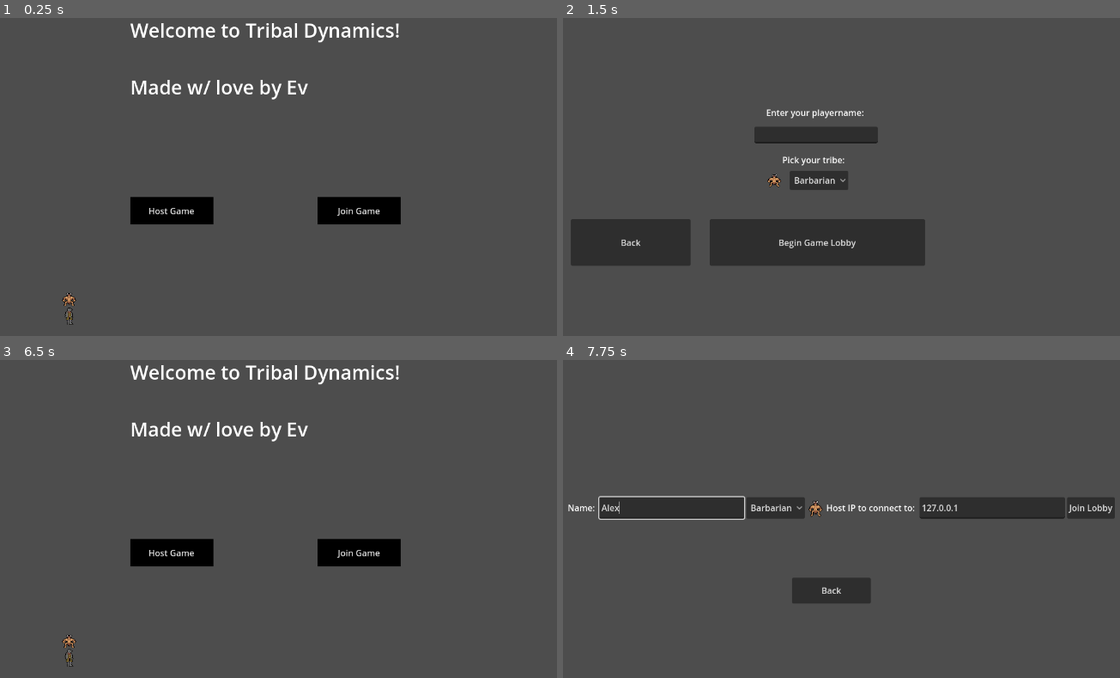
Above: before the commit, frames 1-4 (two rows, left to right).
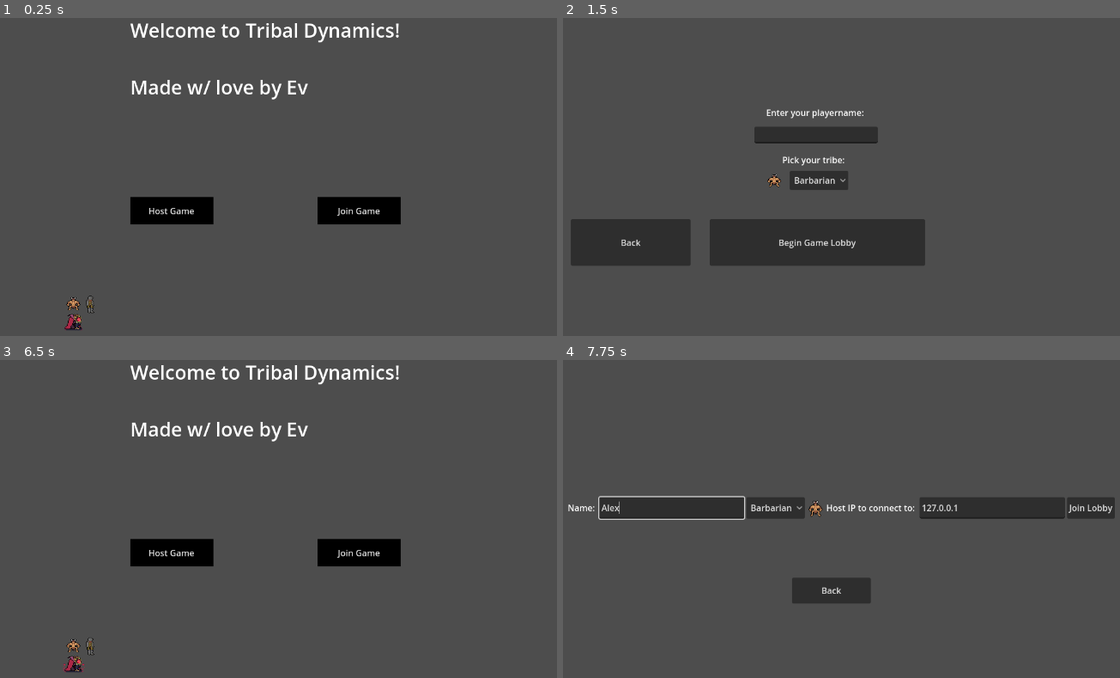
Above: after the commit, the same moments.

Repository: OneWhoLepps/TribalDynamics
Game: Godot game, scene res://Scenes/RefactoredTribalDynamics/MainScene.tscn
The game is run twice, just before and just after one commit, with the same random seed, the same clock (stepped at 60 frames per second) and the same inputs.
Inputs (mouse positions are in pixels of both pictures, inside the frame that each line leads up to):
- Up to frame 1 (0.25 s): no input
- Up to frame 2 (1.5 s): tap Enter at 0.5 s; move the mouse to (1014, 151) at 0.52 s; click (1014, 151) at 0.67 s; click "Host Game" at 1.25 s
- Up to frame 3 (6.5 s): click (250, 477) at 2.02 s; type "Alex" at 2.1 s; click "Begin Game Lobby" at 2.75 s; click (172, 452) at 3.5 s; click (172, 452) at 4.25 s; click (94, 452) at 5 s; click "Leave" at 5.75 s
- Up to frame 4 (7.75 s): click "Join Game" at 6.5 s; click (674, 509) at 7.27 s; type "Alex" at 7.35 s

The runs differ from the first frame. In frame 1, 0.3% of the frame differs, in the area x 11-17%, y 86-99%; in frame 2, nothing differs; in frame 3, 0.3%; in frame 4, nothing differs.

Commit message:
Added vamp general idle

Diff:
--- a/Assets/GeneralIdleAnim-Picker/GeneralIdleAnim-Picker.tscn
+++ b/Assets/GeneralIdleAnim-Picker/GeneralIdleAnim-Picker.tscn
@@ -1,12 +1,16 @@
-[gd_scene load_steps=3 format=3 uid="uid://btvehvw0fkxi0"]
+[gd_scene load_steps=4 format=3 uid="uid://btvehvw0fkxi0"]
 
 [ext_resource type="PackedScene" uid="uid://cwtijk6a5jivs" path="res://Assets/Barbarian/Animations/BarbGeneral-Idle.tscn" id="1_1bfr3"]
 [ext_resource type="PackedScene" uid="uid://c5hptt5ef61w0" path="res://Assets/Knight/Animations/KnightGeneral-idle.tscn" id="2_tb1yv"]
+[ext_resource type="PackedScene" uid="uid://b6u03g4hwp0rn" path="res://Assets/Vampire/Animations/VampGeneral-Idle.tscn" id="3_n16et"]
 
 [node name="GeneralIdleAnim-picker" type="Node2D"]
 
 [node name="BarbGeneral-idle" parent="." instance=ExtResource("1_1bfr3")]
-position = Vector2(14, 13)
+position = Vector2(22, 21)
 
 [node name="KnightGeneral-idle" parent="." instance=ExtResource("2_tb1yv")]
-position = Vector2(14, 37)
+position = Vector2(53, 15)
+
+[node name="VampGeneral-idle" parent="." instance=ExtResource("3_n16et")]
+position = Vector2(22, 47)
--- /dev/null
+++ b/Assets/Vampire/Animations/VampGeneral-Idle.tscn
@@ -0,0 +1,75 @@
+[gd_scene load_steps=12 format=3 uid="uid://b6u03g4hwp0rn"]
+
+[ext_resource type="Texture2D" uid="uid://c4lbysch3785a" path="res://Assets/Vampire/Tribal_Dynamics_VampGeneralAnimationIdle.png" id="1_7fabw"]
+[ext_resource type="Script" path="res://Assets/Vampire/Animations/VampGeneral.gd" id="2_wwgib"]
+
+[sub_resource type="AtlasTexture" id="AtlasTexture_b7gxw"]
+atlas = ExtResource("1_7fabw")
+region = Rect2(0, 0, 48, 48)
+
+[sub_resource type="AtlasTexture" id="AtlasTexture_hk3fl"]
+atlas = ExtResource("1_7fabw")
+region = Rect2(48, 0, 48, 48)
+
+[sub_resource type="AtlasTexture" id="AtlasTexture_8hhsa"]
+atlas = ExtResource("1_7fabw")
+region = Rect2(0, 48, 48, 48)
+
+[sub_resource type="AtlasTexture" id="AtlasTexture_u4h6w"]
+atlas = ExtResource("1_7fabw")
+region = Rect2(48, 48, 48, 48)
+
+[sub_resource type="AtlasTexture" id="AtlasTexture_ajlxm"]
+atlas = ExtResource("1_7fabw")
+region = Rect2(48, 48, 48, 48)
+
+[sub_resource type="AtlasTexture" id="AtlasTexture_4rlbm"]
+atlas = ExtResource("1_7fabw")
+region = Rect2(0, 48, 48, 48)
+
+[sub_resource type="AtlasTexture" id="AtlasTexture_0ueya"]
+atlas = ExtResource("1_7fabw")
+region = Rect2(48, 0, 48, 48)
+
+[sub_resource type="AtlasTexture" id="AtlasTexture_tvgi3"]
+atlas = ExtResource("1_7fabw")
+region = Rect2(0, 0, 48, 48)
+
+[sub_resource type="SpriteFrames" id="SpriteFrames_wavjr"]
+animations = [{
+"frames": [{
+"duration": 1.0,
+"texture": SubResource("AtlasTexture_b7gxw")
+}, {
+"duration": 1.0,
+"texture": SubResource("AtlasTexture_hk3fl")
+}, {
+"duration": 1.0,
+"texture": SubResource("AtlasTexture_8hhsa")
+}, {
+"duration": 1.0,
+"texture": SubResource("AtlasTexture_u4h6w")
+}, {
+"duration": 1.0,
+"texture": SubResource("AtlasTexture_ajlxm")
+}, {
+"duration": 1.0,
+"texture": SubResource("AtlasTexture_4rlbm")
+}, {
+"duration": 1.0,
+"texture": SubResource("AtlasTexture_0ueya")
+}, {
+"duration": 1.0,
+"texture": SubResource("AtlasTexture_tvgi3")
+}],
+"loop": true,
+"name": &"default",
+"speed": 4.0
+}]
+
+[node name="VampGeneral-idle" type="Node2D"]
+
+[node name="VampGeneral" type="AnimatedSprite2D" parent="."]
+sprite_frames = SubResource("SpriteFrames_wavjr")
+frame_progress = 0.392851
+script = ExtResource("2_wwgib")
--- /dev/null
+++ b/Assets/Vampire/Animations/VampGeneral.gd
@@ -0,0 +1,7 @@
+extends AnimatedSprite2D
+
+func _ready():
+	play("default");
+
+func _process(delta):
+	pass
